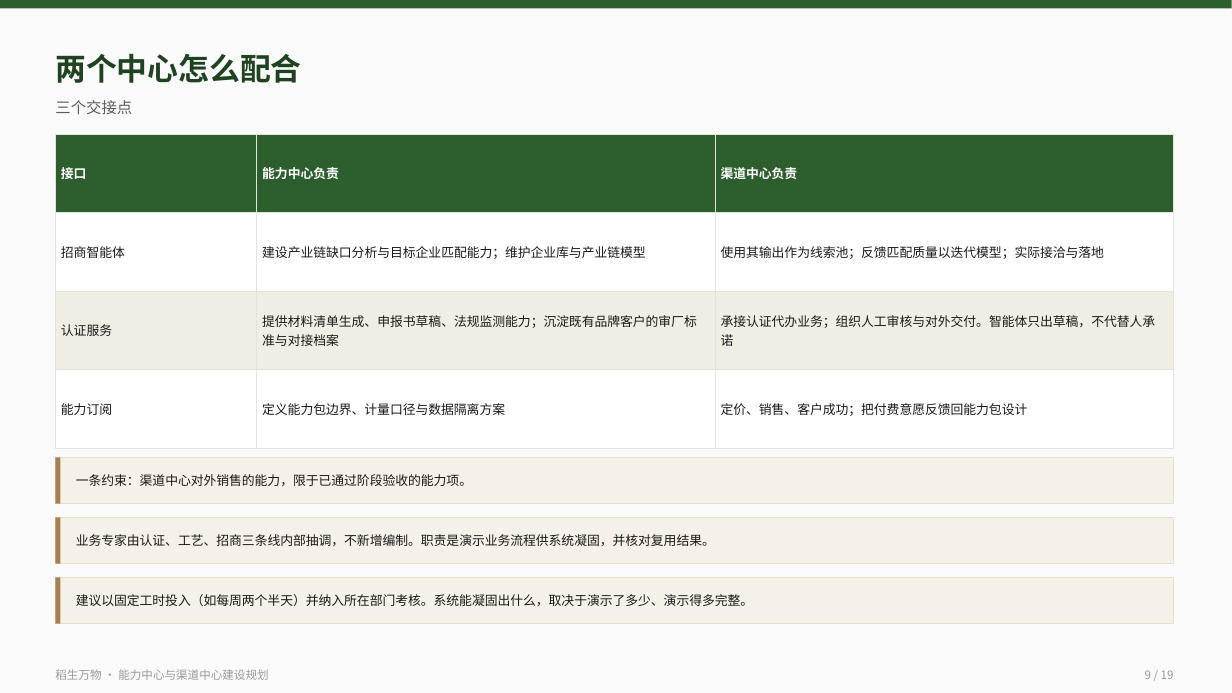
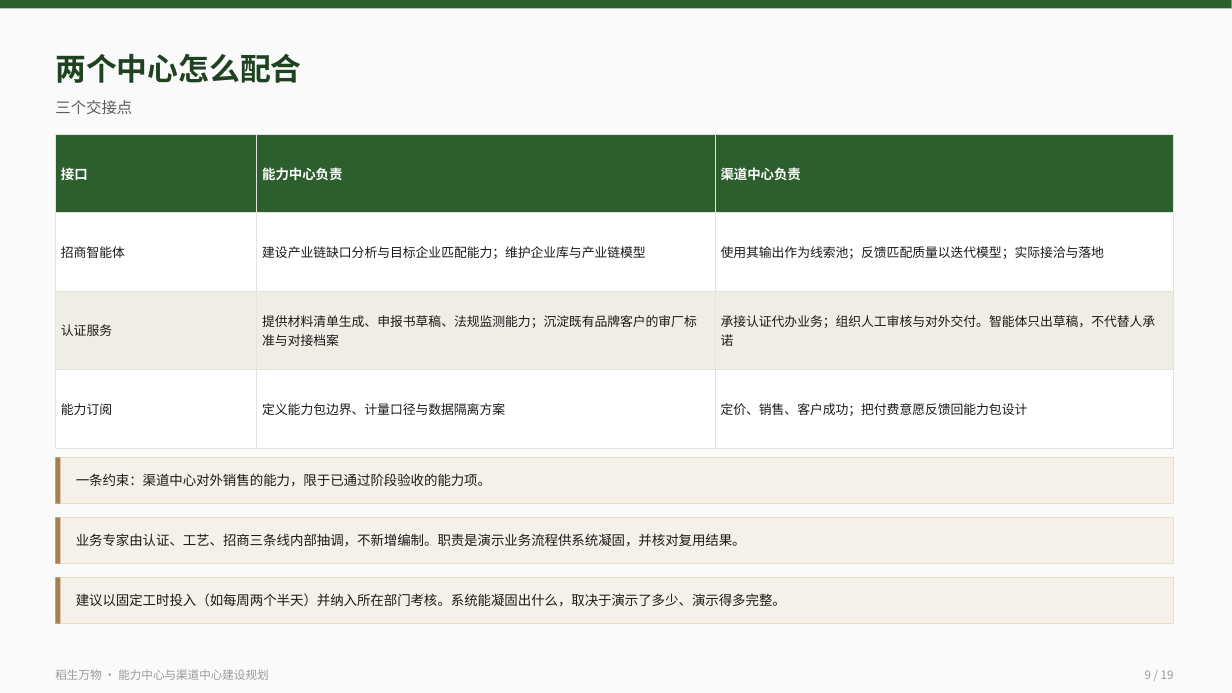
Before and after one commit to jinichen/catfish, a slide deck: slide 9 of projects/daosheng/docs/daosheng-nlzx-v2-3nodes.pptx. Drawn at 1232x693 pixels with LibreOffice and Linux fonts; fonts in the diff are those of the drawing. Boxes give left, top, right and bottom in pixels: in the first picture for what was removed or moved away, otherwise in the second. Text is boxed around its words. In the diff, an @@ line names an element or a change of style, - is before the commit and + after.

```diff
--- a/projects/daosheng/docs/daosheng-nlzx-v2-3nodes.pptx
+++ b/projects/daosheng/docs/daosheng-nlzx-v2-3nodes.pptx
@@ table at bbox=[55, 134, 1174, 420] @@
@@ size 10 to 10.5 pt in "接口", "能力中心负责", "渠道中心负责" @@
@@ size 10 to 10.5 pt in 3 elements at bbox=[76, 593, 786, 606], bbox=[76, 473, 491, 486], bbox=[76, 533, 746, 546] @@
```
Also in this commit, not shown: 18 other slides changed, 1 other file.
